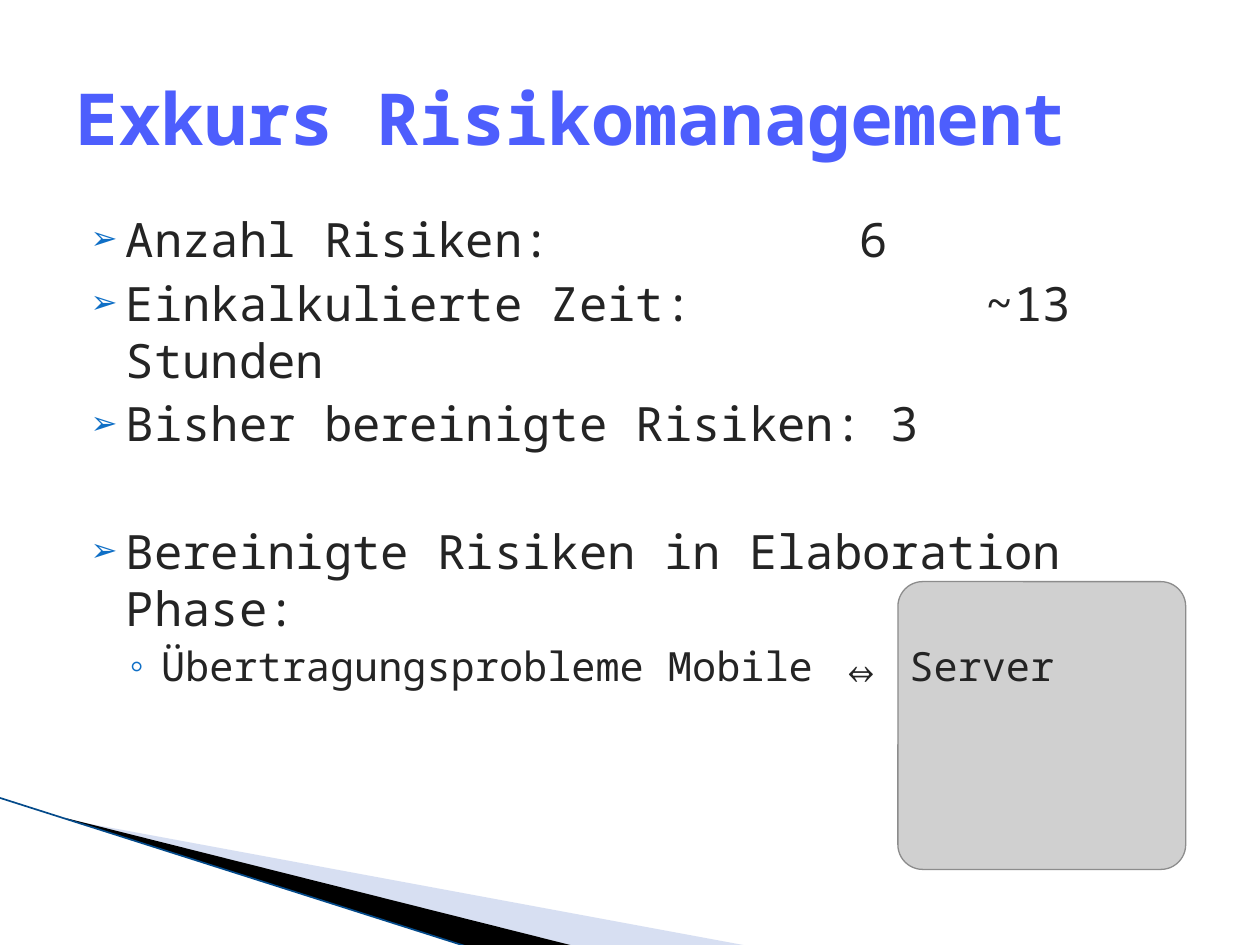
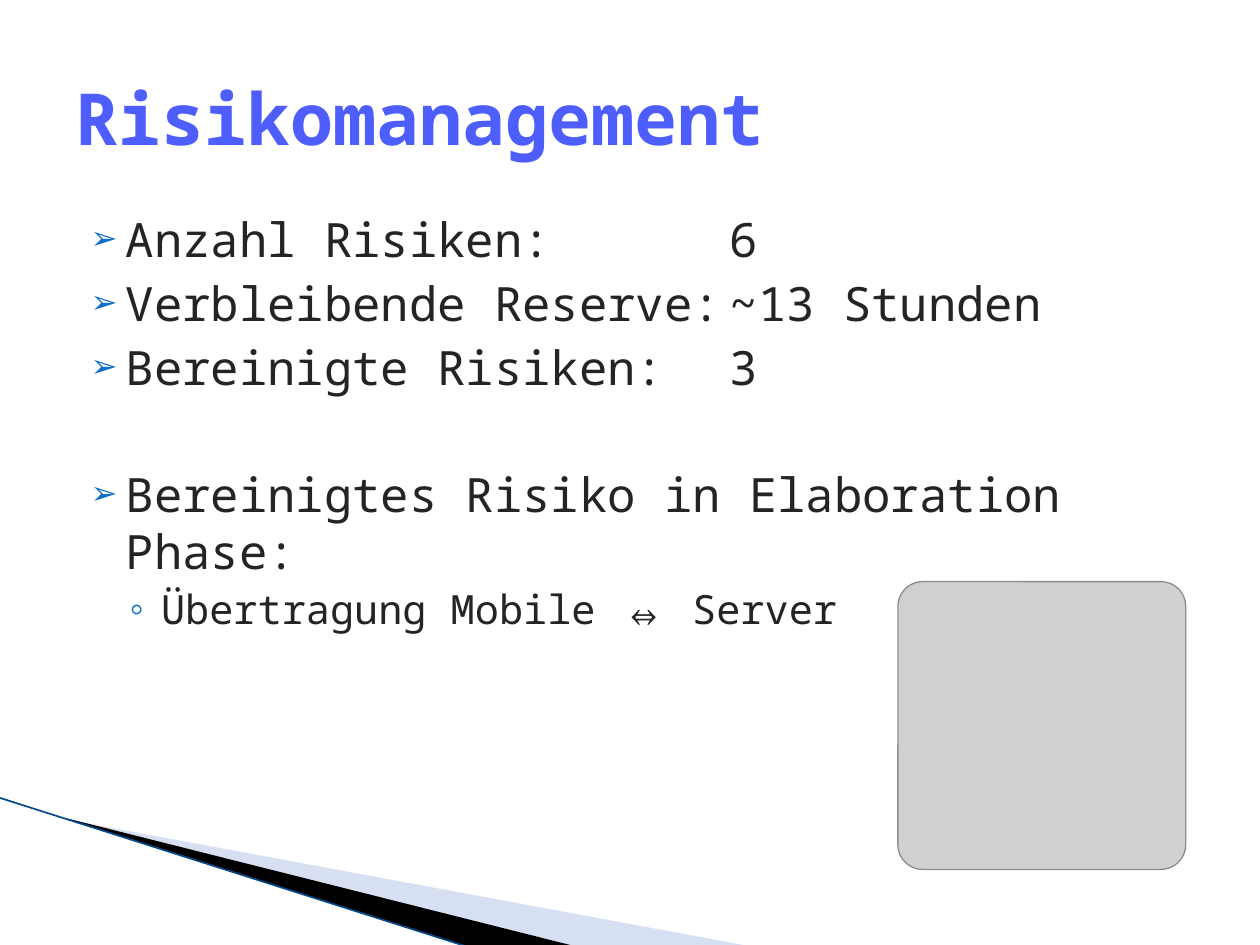
Before and after one commit to lukaselmer/hsr-mrt-software-engineering-2-project, a slide deck: slide 25 of doc/05_Design/praesentation.pptx (slide 24 before the commit). Drawn at 1260x945 pixels with LibreOffice and Linux fonts; fonts in the diff are those of the drawing; grey boxes stand for pictures; background and template pictures are left out. Boxes give left, top, right and bottom in pixels: in the first picture for what was removed or moved away, otherwise in the second. Text is boxed around its words. In the diff, an @@ line names an element or a change of style, - is before the commit and + after.

```diff
--- a/doc/05_Design/praesentation.pptx
+++ b/doc/05_Design/praesentation.pptx
@@ title at [75,89,764,163]: text changed @@
-Exkurs Risikomanagement
+Risikomanagement
@@ text at [126,285,1061,634]: text changed @@
-➢ Einkalkulierte Zeit: ~13 Stunden
-➢ Bisher bereinigte Risiken: 3
-➢ Bereinigte Risiken in Elaboration Phase:
-  ◦ Übertragungsprobleme Mobile ⇔ Server
+➢ Verbleibende Reserve: ~13 Stunden
+➢ Bereinigte Risiken: 3
+➢ Bereinigtes Risiko in Elaboration Phase:
+  ◦ Übertragung Mobile ⇔ Server
```
Also in this commit, not shown: 6 other slides changed, 4 slides added, 3 slides removed, 1 other file.
